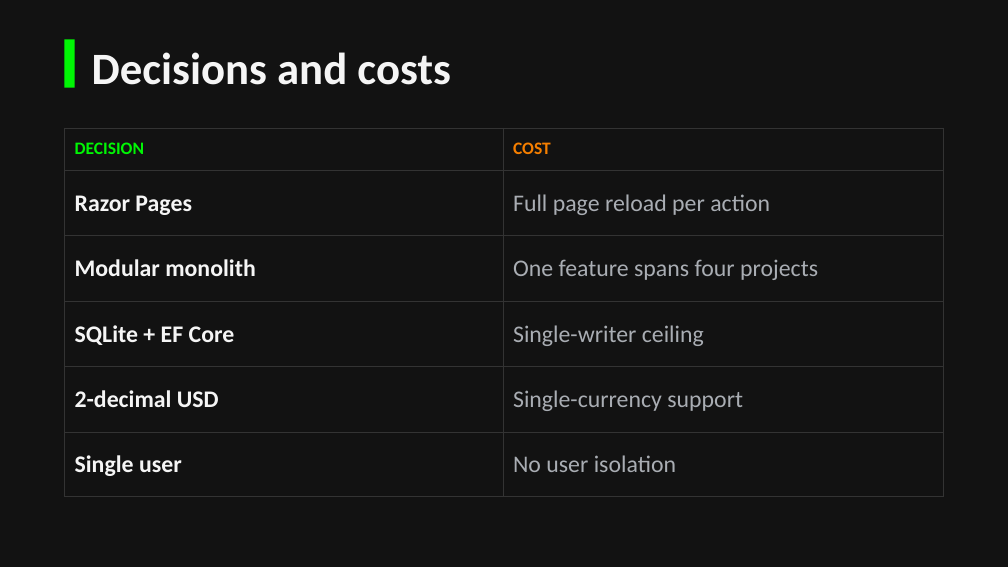
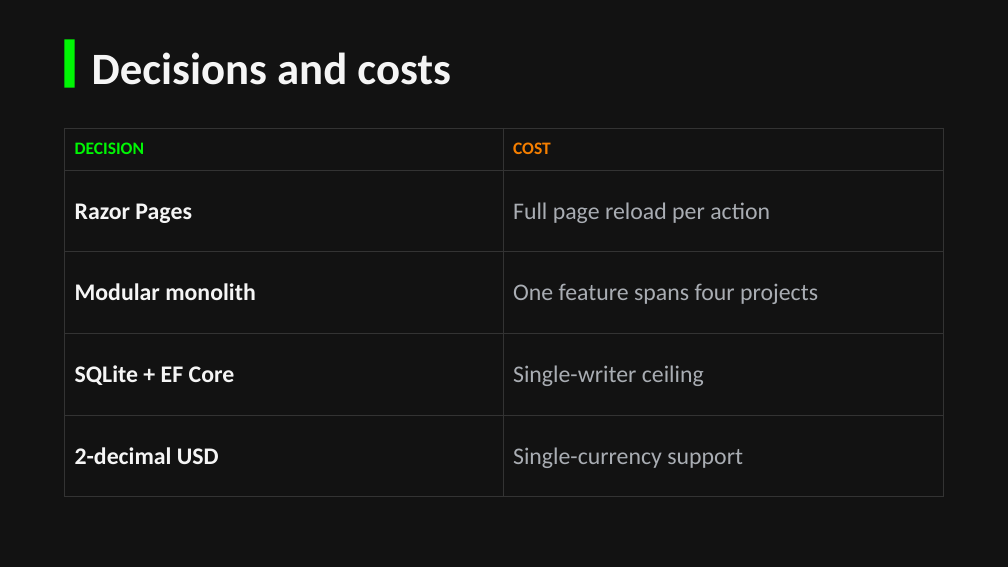
Before and after one commit to johndifini/atm, a slide deck: slide 3 of design/atm-deck.pptx. Drawn at 1008x567 pixels with LibreOffice and Linux fonts; fonts in the diff are those of the drawing. Boxes give left, top, right and bottom in pixels: in the first picture for what was removed or moved away, otherwise in the second. Text is boxed around its words. In the diff, an @@ line names an element or a change of style, - is before the commit and + after.

```diff
--- a/design/atm-deck.pptx
+++ b/design/atm-deck.pptx
@@ table at (65, 128, 943, 497) @@
-row 6: Single user | No user isolation
```
Also in this commit, not shown: 1 other slide changed, 1 other file.
